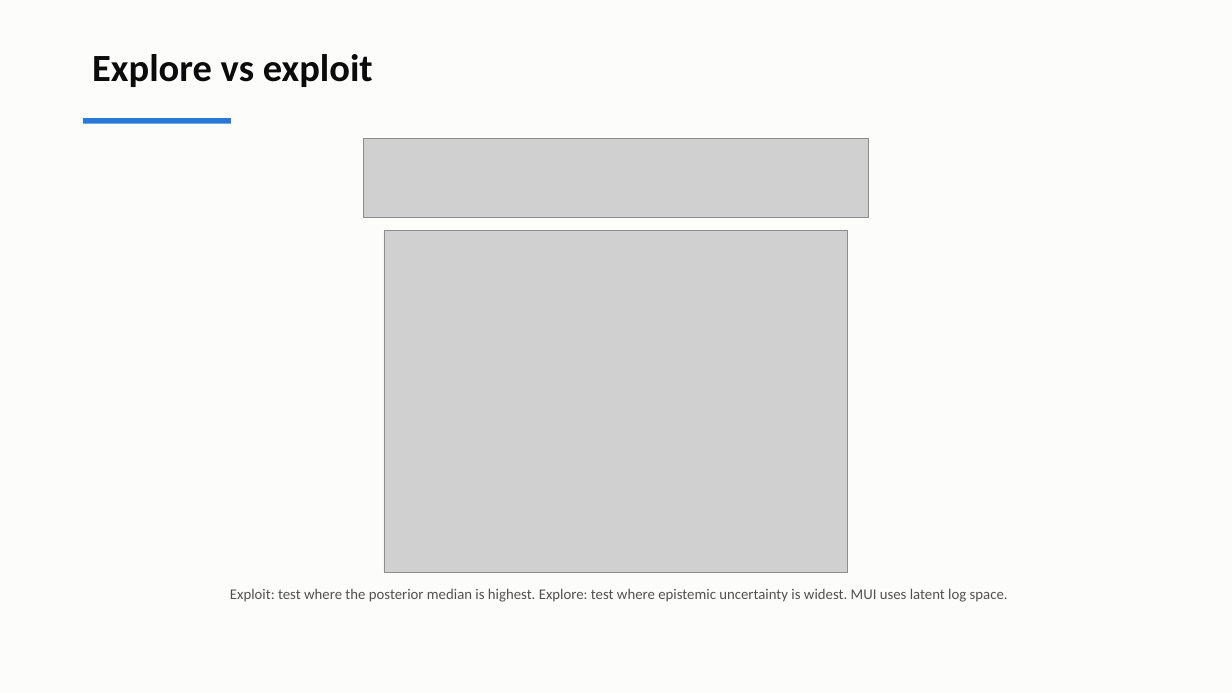
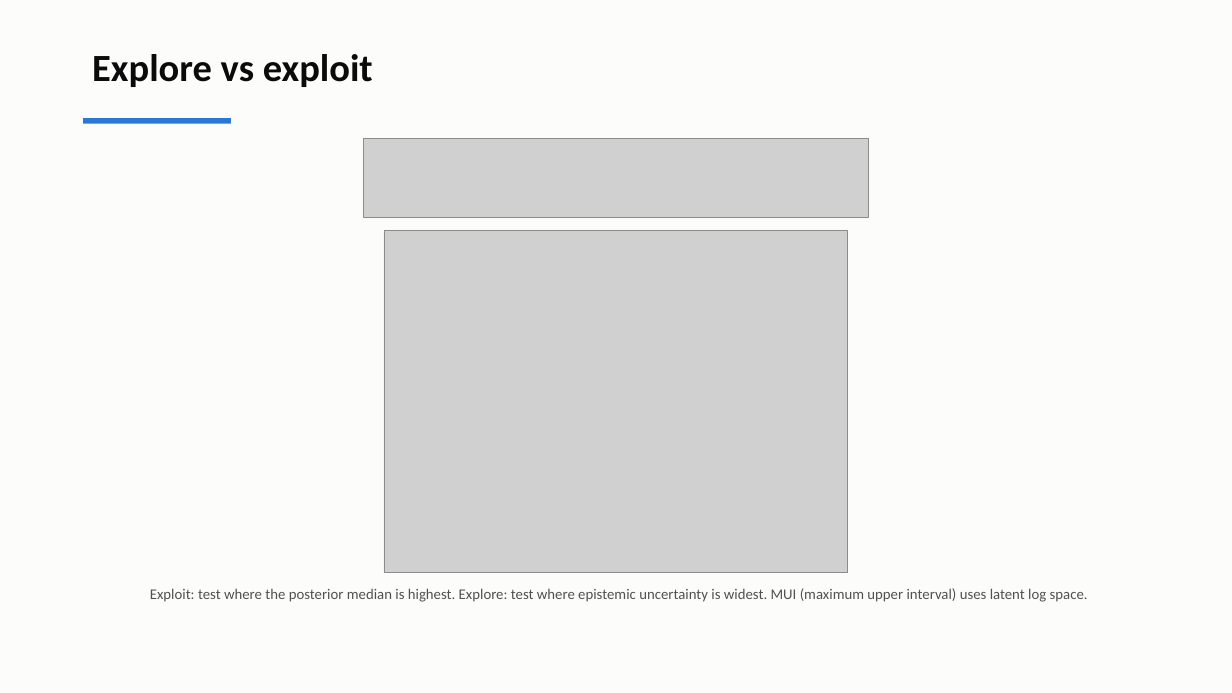
Before and after one commit to andrewvoss8-boop/core-me-data-science-activities-public, a slide deck: slide 14 of me323/Module1_drafts/ME323_Module1_Lecture2.pptx. Drawn at 1232x693 pixels with LibreOffice and Linux fonts; fonts in the diff are those of the drawing; grey boxes stand for pictures. Boxes give left, top, right and bottom in pixels: in the first picture for what was removed or moved away, otherwise in the second. Text is boxed around its words. In the diff, an @@ line names an element or a change of style, - is before the commit and + after.

```diff
--- a/me323/Module1_drafts/ME323_Module1_Lecture2.pptx
+++ b/me323/Module1_drafts/ME323_Module1_Lecture2.pptx
@@ text at (x1=150, y1=588, x2=1088, y2=602): text changed @@
-Exploit: test where the posterior median is highest. Explore: test where epistemic uncertainty is widest. MUI uses latent log space.
+Exploit: test where the posterior median is highest. Explore: test where epistemic uncertainty is widest. MUI (maximum upper interval) uses latent log space.
```
Also in this commit, not shown: 4 other slides changed, 15 other files.
